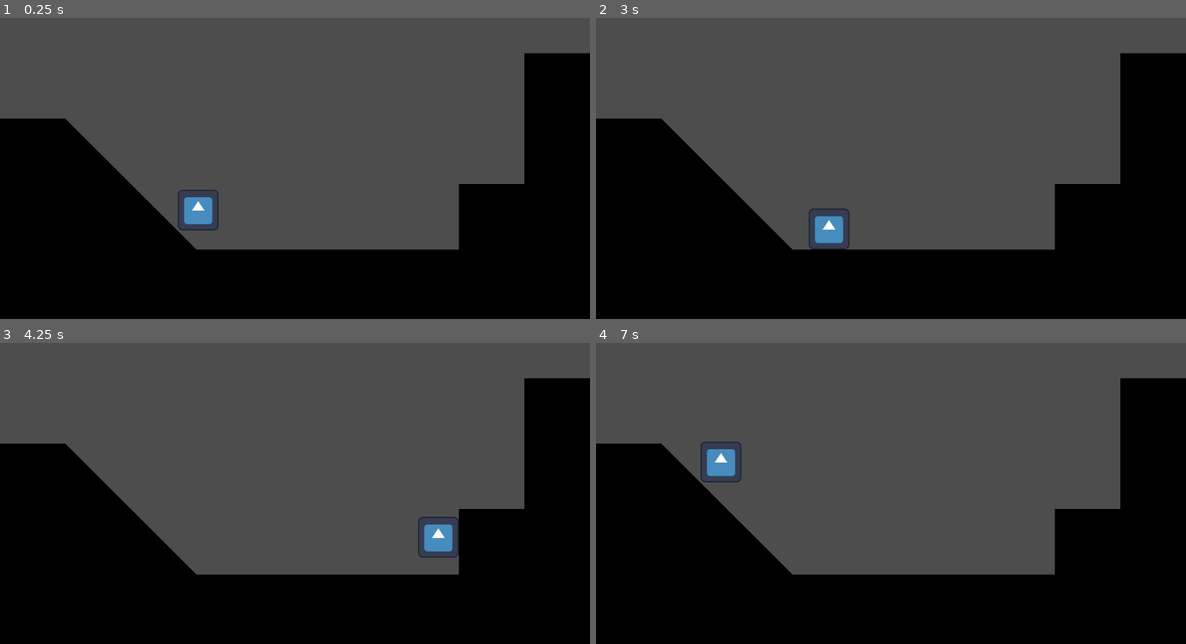
Above: before the commit, frames 1-4 (two rows, left to right).
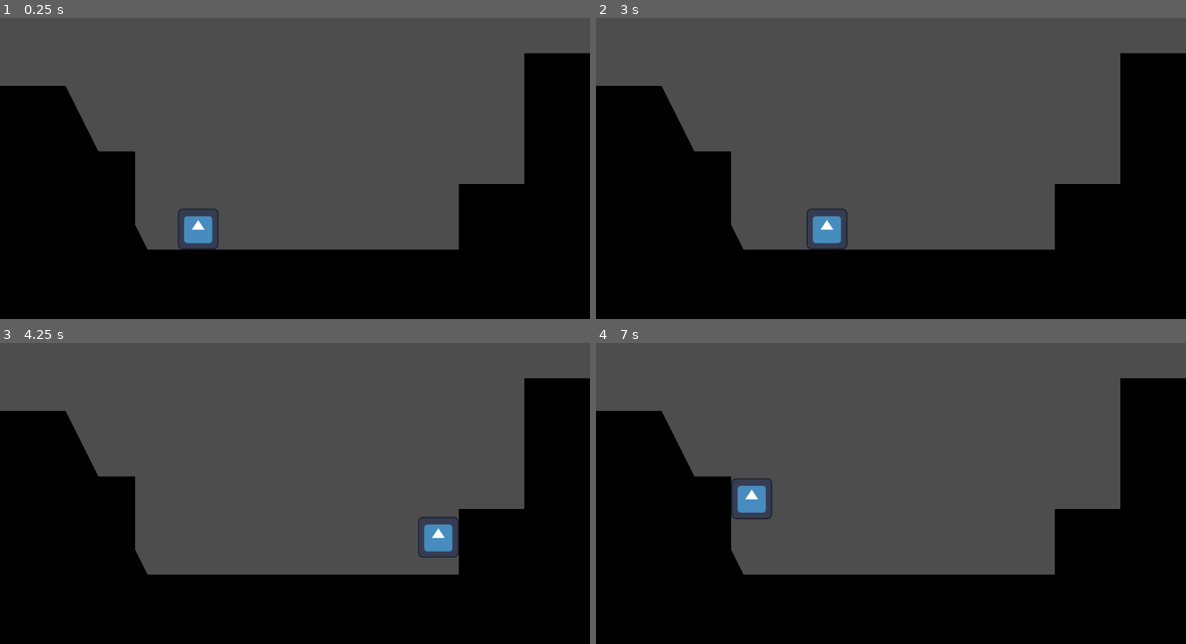
Above: after the commit, the same moments.

Repository: Soranohato/MusicalVania
Game: Godot game, scene res://Scenes/testScene.tscn
Same seed, same stepped clock (60 frames per second), same inputs: the game is played once before the commit and once after it. The engine's default icon, where the game draws it, is replaced by a stand-in: a white triangle on a blue panel in a dark square.
Inputs:
- Up to frame 1 (0.25 s): no input
- Up to frame 2 (3 s): tap Enter at 0.5 s; hold D (Right) 0.53-2.03 s; tap Space (Jump) at 0.77, 1.52 s; hold A (Left) 2.03-2.78 s; hold D (Right) from 2.78 s (still down)
- Up to frame 3 (4.25 s): keep holding D (Right); tap Space (Jump) at 3.02, 3.77 s
- Up to frame 4 (7 s): release D (Right) at 4.28 s; hold A (Left) 4.28-5.03 s; tap Space (Jump) at 4.52, 6.02, 6.77 s; hold D (Right) 5.03-5.78 s; hold A (Left) from 5.78 s (still down)

The runs differ from the first frame. In frame 1, 3.7% of the frame differs, in the area x 0-38%, y 22-77%; in frame 2, 3.1%; in frame 3, 2.9%; in frame 4, 4.0%, in the area x 0-34%, y 22-77%.

Commit message:
Added Walls

Diff:
--- a/Scenes/testScene.tscn
+++ b/Scenes/testScene.tscn
@@ -12,11 +12,11 @@
 
 [node name="Polygon2D" type="Polygon2D" parent="StaticBody2D"]
 color = Color(0, 0, 0, 1)
-polygon = PackedVector2Array(-477, 30, -477, -362, -349, -362, -93, -106, 419, -106, 419, -234, 547, -234, 547, -490, 675, -490, 675, -234, 675, 30)
+polygon = PackedVector2Array(-477, 30, -477, -426, -349, -426, -285, -298, -213, -298, -213, -154, -189, -106, 419, -106, 419, -234, 547, -234, 547, -490, 675, -490, 675, -234, 675, 30)
 
 [node name="CollisionPolygon2D" type="CollisionPolygon2D" parent="StaticBody2D"]
 position = Vector2(-29, 70)
-polygon = PackedVector2Array(-448, -40, -448, -432, -320, -432, -64, -176, 448, -176, 448, -304, 576, -304, 576, -560, 704, -560, 704, -304, 704, -40)
+polygon = PackedVector2Array(-512, -40, -448, -880, -448, -496, -320, -496, -256, -368, -184, -368, -184, -224, -160, -176, 448, -176, 448, -304, 576, -304, 576, -560, 704, -560, 704, -880, 768, -40)
 
 [node name="Player" type="CharacterBody2D" parent="."]
 position = Vector2(387, 378)
